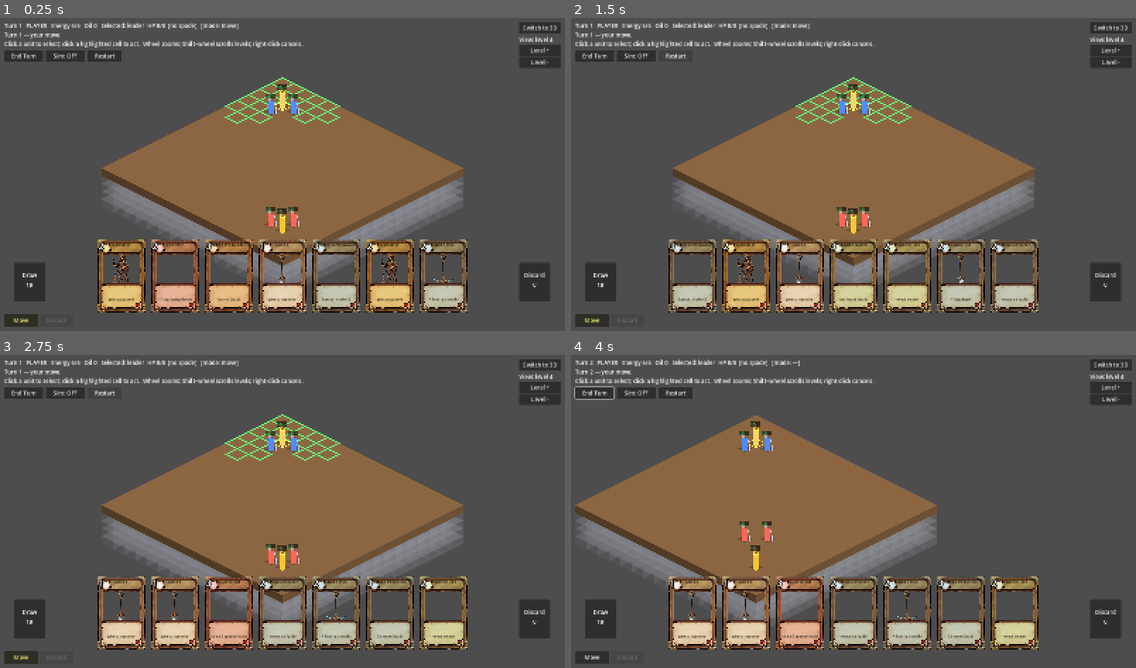
Above: before the commit, frames 1-4 (two rows, left to right).
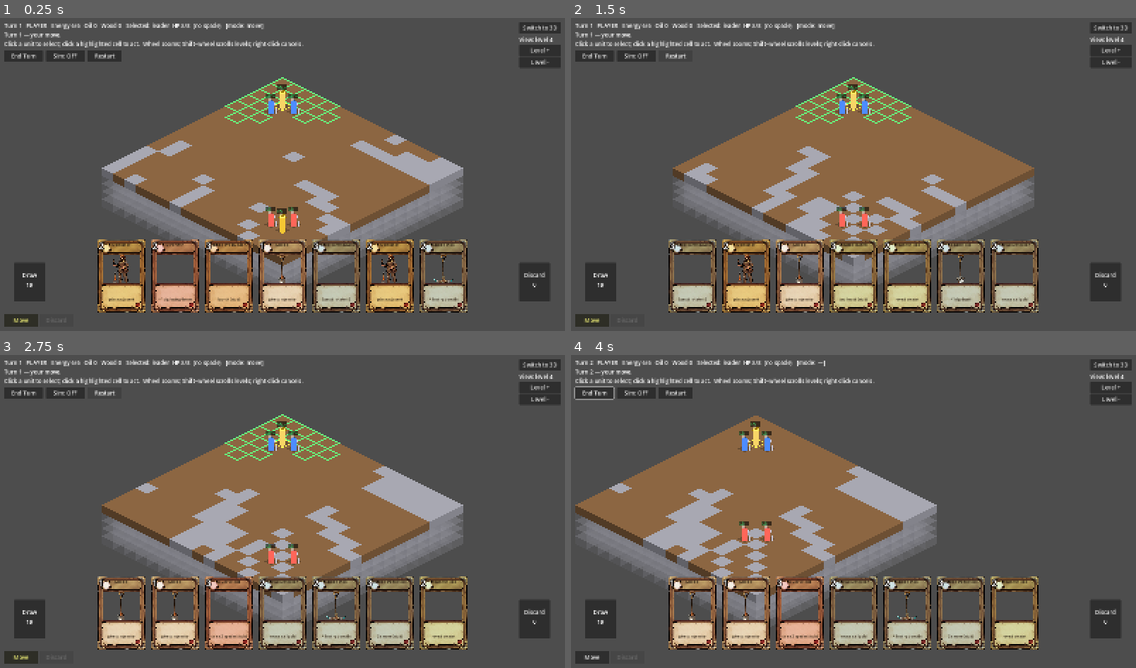
Above: after the commit, the same moments.

Repository: lgtmann/ASAS
Game: Godot game, scene res://scenes/main.tscn
The game is run twice, just before and just after one commit, with the same random seed, the same clock (stepped at 60 frames per second) and the same inputs.
Inputs (mouse positions are in pixels of both pictures, inside the frame that each line leads up to):
- Up to frame 1 (0.25 s): no input
- Up to frame 2 (1.5 s): click "Restart" at 0.5 s; click "Restart" at 1.25 s
- Up to frame 3 (2.75 s): click "Restart" at 2 s
- Up to frame 4 (4 s): click "End Turn" at 2.75 s; tap A at 3.5 s; move the mouse to (977, 498) at 3.52 s; hold D from 3.53 s (still down); click (977, 498) at 3.67 s

The runs differ from the first frame. In frame 1, 3.4% of the frame differs, in the area x 17-82%, y 1-72%; in frame 2, 3.5%; in frame 3, 5.0%, in the area x 17-82%, y 1-80%; in frame 4, 4.9%.

Commit message:
Trees + boulders + wood economy; shaft upgrades cost 1 wood

Diff:
--- a/scripts/game_state.gd
+++ b/scripts/game_state.gd
@@ -86,6 +86,7 @@
 # Stockpiled strategic resources (per team). Oil unlocks advanced cards later.
 # Energy is still per-turn — these are persistent banks that fill over time.
 var oil: Array = [0, 0]   # oil[team] = barrels in the bank
+var wood: Array = [0, 0]  # wood[team] = logs in the bank (chopped trees)
 
 # ---------------------------------------------------------------- setup
 
@@ -414,14 +415,19 @@
 	return out
 
 func dig_targets(u) -> Array:
-	# Any of the 6 cardinal neighbours that's a solid tile.
+	# Dig works on dirt-like solids (EARTH/GOLD/CRYSTAL/RELIC/OIL). Trees and
+	# boulders are obstacles — chop those with Swing, not Dig (no dirt to move).
 	if u == null or u.spade == null or u.acted:
 		return []
 	var out := []
 	for d in CARDINAL_6:
 		var p: Vector3i = u.grid + d
-		if world.is_solid(p):
-			out.append(p)
+		if not world.is_solid(p):
+			continue
+		var m: int = world.material_at(p)
+		if m == VoxelWorld.Mat.TREE or m == VoxelWorld.Mat.STONE:
+			continue
+		out.append(p)
 	return out
 
 func swing_targets(u) -> Array:
@@ -525,7 +531,13 @@
 			return {"valid": false, "reason": "Operator upgrades need an Operator card."}
 	if cost > energy:
 		return {"valid": false, "reason": "Not enough energy (%d / %d)." % [cost, energy]}
-	return {"valid": true, "total_cost": cost, "is_spade_only": op_count == 0}
+	# Shaft upgrades require lumber to craft (1 wood per shaft card).
+	var wood_cost: int = shaft
+	if wood_cost > wood[TEAM_PLAYER]:
+		return {"valid": false, "reason":
+			"Need %d wood for shaft (you have %d)." % [wood_cost, wood[TEAM_PLAYER]]}
+	return {"valid": true, "total_cost": cost, "wood_cost": wood_cost,
+			"is_spade_only": op_count == 0}
 
 func combo_targets(cards: Array) -> Array:
 	var v: Dictionary = combo_validate(cards)
@@ -568,6 +580,7 @@
 		notice.emit("Pick a standable, empty tile.")
 		return false
 	energy -= int(v["total_cost"])
+	wood[TEAM_PLAYER] -= int(v.get("wood_cost", 0))
 	var op = _spawn_unit(TEAM_PLAYER, target_cell, false)
 	op.kind = "operator"
 	# Spade card (if included) attaches before slot upgrades.
@@ -595,6 +608,7 @@
 		notice.emit("Spade needs an empty tile or a spadeless operator.")
 		return false
 	energy -= int(v["total_cost"])
+	wood[TEAM_PLAYER] -= int(v.get("wood_cost", 0))
 	var s := Spade.new()
 	# Apply slot upgrades to the freshly-made spade.
 	for c in cards:
@@ -853,6 +867,9 @@
 			# Stockpiled barrels, not instant energy — accumulates per team.
 			oil[active_team] += 1
 			return "Oil (+1 barrel, bank=%d)" % oil[active_team]
+		VoxelWorld.Mat.TREE:
+			wood[active_team] += 1
+			return "Chopped tree (+1 wood, bank=%d)" % wood[active_team]
 	return ""
 
 func _draw_one_card() -> bool:
@@ -986,7 +1003,9 @@
 		var m: int = world.dig_cell(cell)
 		var reward: String = _treasure_reward(m)
 		if reward != "":
-			notice.emit("Cleared a wall — " + reward)
+			notice.emit(reward)
+		elif m == VoxelWorld.Mat.STONE:
+			notice.emit("Smashed a boulder.")
 		else:
 			notice.emit("Cleared the cell.")
 	else:
--- a/scripts/iso_view.gd
+++ b/scripts/iso_view.gd
@@ -139,6 +139,8 @@
 	_mat_colors[VoxelWorld.Mat.CRYSTAL] = Color(0.45, 0.78, 1.00)
 	_mat_colors[VoxelWorld.Mat.RELIC] = Color(0.82, 0.38, 0.95)
 	_mat_colors[VoxelWorld.Mat.OIL] = Color(0.15, 0.12, 0.08)
+	_mat_colors[VoxelWorld.Mat.STONE] = Color(0.55, 0.55, 0.58)
+	_mat_colors[VoxelWorld.Mat.TREE] = Color(0.30, 0.45, 0.22)
 
 	gs = GameState.new()
 	gs.setup(world)
@@ -881,9 +883,11 @@
 		var held := "spade" if u.spade != null else "no spade"
 		who = "%s  HP %d/%d  (%s)" % [u.kind, u.hp, u.max_hp, held]
 	var team_label := "PLAYER" if gs.active_team == GameState.TEAM_PLAYER else "ENEMY"
-	info_label.text = "Turn %d   %s   Energy %d/%d   Oil %d   Selected: %s   [mode: %s]" % \
+	info_label.text = "Turn %d   %s   Energy %d/%d   Oil %d   Wood %d   Selected: %s   [mode: %s]" % \
 		[gs.turn, team_label, gs.energy, GameState.MAX_ENERGY,
-			int(gs.oil[GameState.TEAM_PLAYER]), who, mode if mode != "" else "—"]
+			int(gs.oil[GameState.TEAM_PLAYER]),
+			int(gs.wood[GameState.TEAM_PLAYER]),
+			who, mode if mode != "" else "—"]
 	if end_turn_btn != null:
 		end_turn_btn.disabled = gs.is_over or _ai_running or gs.active_team != GameState.TEAM_PLAYER
 
--- a/scripts/voxel_world.gd
+++ b/scripts/voxel_world.gd
@@ -5,7 +5,7 @@
 # absent from `cells`. Owns the cube meshes and exposes queries/mutations the
 # game logic uses (dig, clear, walkability). World units == grid units (1 cube).
 
-enum Mat { AIR, EARTH, WATER, GOLD, CRYSTAL, RELIC, OIL }
+enum Mat { AIR, EARTH, WATER, GOLD, CRYSTAL, RELIC, OIL, STONE, TREE }
 
 const SX := 16        # footprint width  (x)  — RTS-scale map
 const SZ := 16        # footprint depth  (z)
@@ -18,6 +18,8 @@
 const CRYSTAL_POCKETS := 12
 const RELIC_POCKETS := 4
 const OIL_POCKETS := 16
+const STONE_PIECES := 6        # surface boulders (+1 height)
+const TREE_PIECES := 12        # surface trees (chop for +1 wood)
 
 var cells := {}                 # Vector3i -> Mat (non-air only)
 var cube_nodes := {}            # Vector3i -> MeshInstance3D
@@ -43,6 +45,8 @@
 	_mats[Mat.CRYSTAL] = _make_mat(Color(0.45, 0.78, 1.00))
 	_mats[Mat.RELIC] = _make_mat(Color(0.82, 0.38, 0.95))
 	_mats[Mat.OIL] = _make_mat(Color(0.15, 0.12, 0.08))
+	_mats[Mat.STONE] = _make_mat(Color(0.55, 0.55, 0.58))
+	_mats[Mat.TREE] = _make_mat(Color(0.30, 0.45, 0.22))
 
 func _make_mat(c: Color) -> StandardMaterial3D:
 	var m := StandardMaterial3D.new()
@@ -70,6 +74,34 @@
 		# Oil sits deeper than other treasures — you have to dig for it.
 		var p := Vector3i(randi() % SX, randi() % (GROUND - 1), randi() % SZ)
 		cells[p] = Mat.OIL
+	# Surface boulders + trees at y = GROUND + 1, skipping the base zones so
+	# we don't crush starting units inside a tree.
+	for i in STONE_PIECES:
+		var x: int = randi() % SX
+		var z: int = randi() % SZ
+		if _is_safe_zone(x, z):
+			continue
+		var p := Vector3i(x, GROUND + 1, z)
+		if cells.has(p):
+			continue
+		cells[p] = Mat.STONE
+	for i in TREE_PIECES:
+		var x: int = randi() % SX
+		var z: int = randi() % SZ
+		if _is_safe_zone(x, z):
+			continue
+		var p := Vector3i(x, GROUND + 1, z)
+		if cells.has(p):
+			continue
+		cells[p] = Mat.TREE
+
+func _is_safe_zone(x: int, z: int) -> bool:
+	# 5x5 buffer around each starting base corner.
+	if x <= 4 and z <= 4:
+		return true
+	if x >= SX - 5 and z >= SZ - 5:
+		return true
+	return false
 
 # ---------------------------------------------------------------- queries
 
@@ -81,7 +113,8 @@
 
 func is_solid(p: Vector3i) -> bool:
 	var m: int = material_at(p)
-	return m == Mat.EARTH or m == Mat.GOLD or m == Mat.CRYSTAL or m == Mat.RELIC or m == Mat.OIL
+	return m == Mat.EARTH or m == Mat.GOLD or m == Mat.CRYSTAL or m == Mat.RELIC \
+			or m == Mat.OIL or m == Mat.STONE or m == Mat.TREE
 
 func is_air(p: Vector3i) -> bool:
 	return in_bounds(p) and material_at(p) == Mat.AIR
@@ -114,7 +147,8 @@
 # Remove a solid cell; returns the material that was there (for bonuses).
 func dig_cell(p: Vector3i) -> int:
 	var m: int = material_at(p)
-	if m == Mat.EARTH or m == Mat.GOLD or m == Mat.CRYSTAL or m == Mat.RELIC or m == Mat.OIL:
+	if m == Mat.EARTH or m == Mat.GOLD or m == Mat.CRYSTAL or m == Mat.RELIC \
+			or m == Mat.OIL or m == Mat.STONE or m == Mat.TREE:
 		set_material(p, Mat.AIR)
 	return m
 
